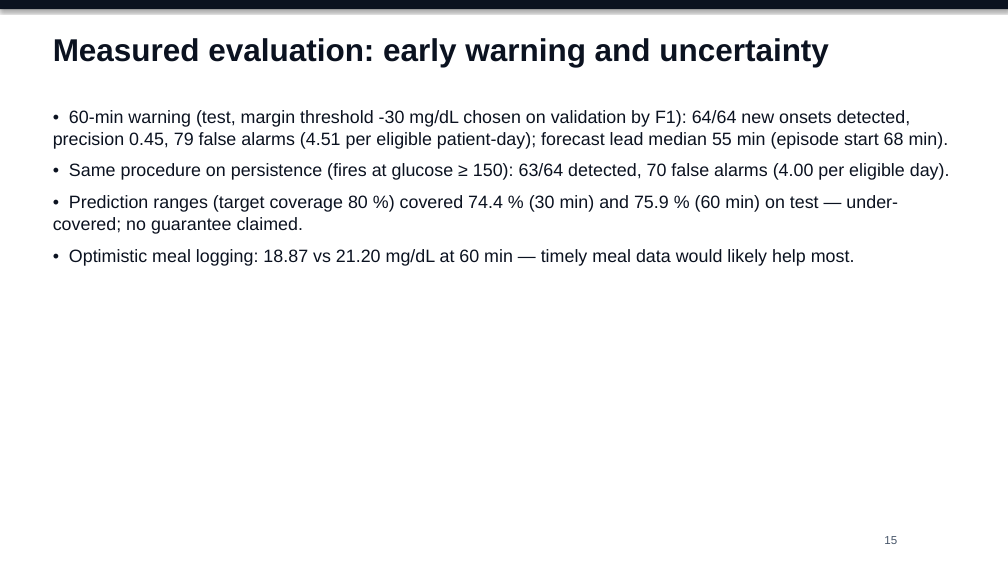
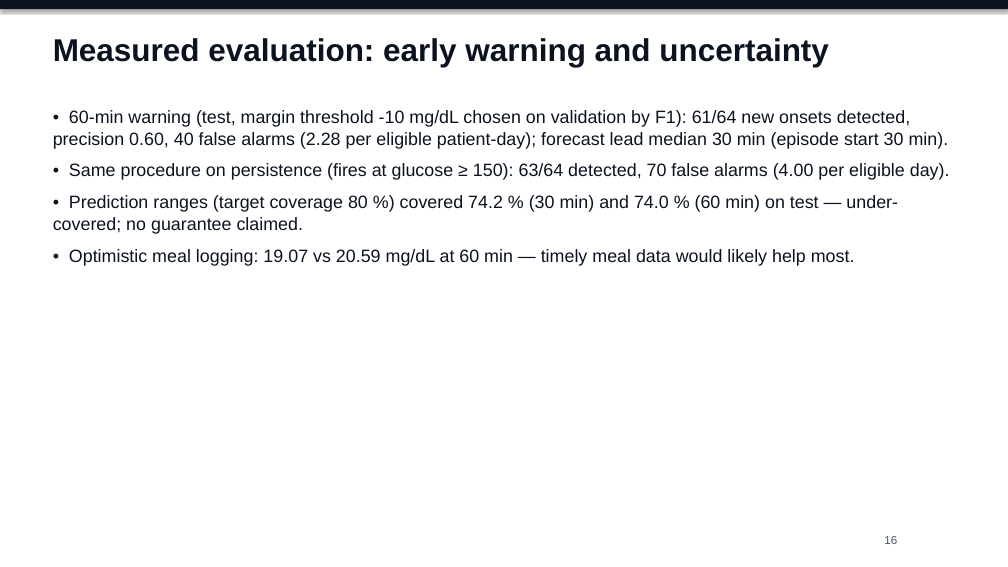
Before and after one commit to Avi36005/DigitalTwin-Challenge-Kryptonite, a slide deck: slide 16 of docs/submission/GlucoTwin_Presentation.pptx (slide 15 before the commit). Drawn at 1008x567 pixels with LibreOffice and Linux fonts; fonts in the diff are those of the drawing. Boxes give left, top, right and bottom in pixels: in the first picture for what was removed or moved away, otherwise in the second. Text is boxed around its words. In the diff, an @@ line names an element or a change of style, - is before the commit and + after.

```diff
--- a/docs/submission/GlucoTwin_Presentation.pptx
+++ b/docs/submission/GlucoTwin_Presentation.pptx
@@ text at bbox=[53, 110, 949, 149]: text changed @@
-• 60-min warning (test, margin threshold -30 mg/dL chosen on validation by F1): 64/64 new onsets detected, precision 0.45, 79 false alarms (4.51 per eligible patient-day); forecast lead median 55 min (episode start 68 min).
+• 60-min warning (test, margin threshold -10 mg/dL chosen on validation by F1): 61/64 new onsets detected, precision 0.60, 40 false alarms (2.28 per eligible patient-day); forecast lead median 30 min (episode start 30 min).
@@ text at bbox=[53, 195, 898, 266]: text changed @@
-• Prediction ranges (target coverage 80 %) covered 74.4 % (30 min) and 75.9 % (60 min) on test — under-covered; no guarantee claimed.
-• Optimistic meal logging: 18.87 vs 21.20 mg/dL at 60 min — timely meal data would likely help most.
+• Prediction ranges (target coverage 80 %) covered 74.2 % (30 min) and 74.0 % (60 min) on test — under-covered; no guarantee claimed.
+• Optimistic meal logging: 19.07 vs 20.59 mg/dL at 60 min — timely meal data would likely help most.
```
Also in this commit, not shown: 13 other slides changed, 1 slide added, 57 other files.
